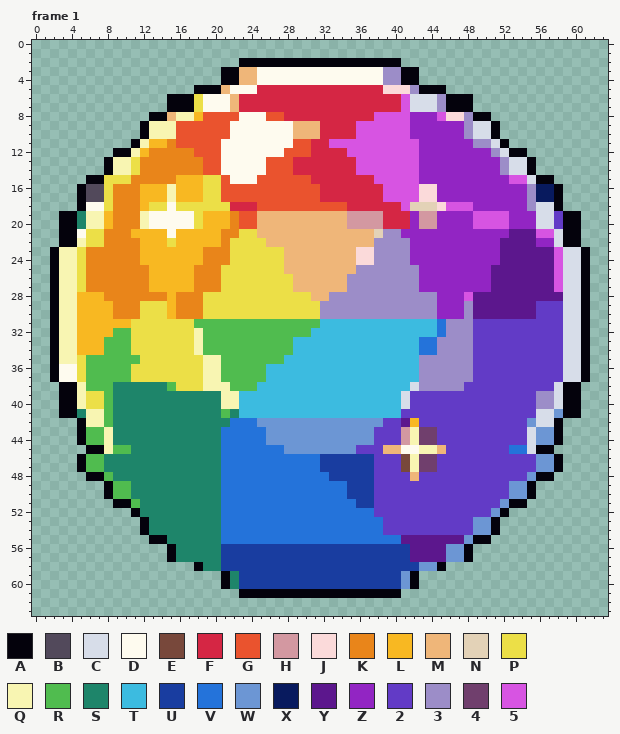
Pixel-art file: ArtSource/BombReadability/SelectedIdles/Editable/Star.aseprite. Above is the file before it was changed.
64x64 pixels, 32 frames. Shown: frame 1. The commit also changed other frames, which this record leaves out.
Palette (. is transparent): A #04020c  B #52495b  C #d7dde9  D #fefbef  E #78483b  F #d52644  G #ea532e  H #d398a1  J #fbdada  K #e9851a  L #f8b822  M #efb679  N #e3d2b7  P #ecdf47  Q #f8f5b2  R #50bc4f  S #1e856a  T #3cbbe0  U #193da0  V #2473da  W #6c96d4  X #081a5e  Y #5c178d  Z #9225c3  2 #623bc6  3 #9c8dc8  4 #703f6d  5 #d754e2
Pixels before, frame 1 (only the part around the change), first column x 0:
 0 ................................................................
 1 ................................................................
 2 .......................AAAAAAAAAAAAAAAAAA.......................
 3 .....................AAMMDDDDDDDDDDDDDD33AA.....................
 4 .....................AAMMDDDDDDDDDDDDDD33AA.....................
 5 ..................AAAMDDDFFFFFFFFFFFFFFJJJ3AAA..................
 6 ...............AAAPDDDMFFFFFFFFFFFFFFFFFF5CCC3AAA...............
 7 ...............AAAPDDDMFFFFFFFFFFFFFFFFFF5CCC3AAA...............
 8 .............AAMQQLGGGGDDDGGFFFFFFFFFF5555ZZZ5JJ3AA.............
 9 ............AQQQGGGGGGDDDDDDDMMMFFFF555555ZZZZZZ3CCA............
10 ............AQQQGGGGGGDDDDDDDMMMFFFF555555ZZZZZZ3CCA............
11 ...........AQLLKGGGGGDDDDDDDDGGFF5555555555ZZZZZZ33CA...........
12 .........AAQLKKKKKGGGDDDDDDDGGGFFFF55555555ZZZZZZZZ3CAA.........
13 ........AQQPKKKKKKKGGDDDDDGGGFFFFFFF5555555ZZZZZZZZZ3CCA........
14 ........AQQPKKKKKKKGGDDDDDGGGFFFFFFF5555555ZZZZZZZZZ3CCA........
15 ......AAPPPKKKKKLLLPPGDDDGGGGGGFFFFFFF55555ZZZZZZZZZZ55CAA......
16 .....ABBPKKKLLLQLLLPPGGGGGGGGGGGFFFFFFF5555JJZZZZZZZZZZ3XXA.....
17 .....ABBPKKKLLLQLLLPPGGGGGGGGGGGFFFFFFF5555JJZZZZZZZZZZ3XXA.....
18 .....ADDPKKKLPPDPPPPPPFFFGGGGGGGGGGFFFFFF5NNNJ555ZZZZZZ3CCA.....
19 ...AASQQLKKKQDDDDDPLLLKGGMMMMMMMMMMHHHHFFFZHHZZZZ5555ZZZCC2AA...
20 ...AASQQLKKKQDDDDDPLLLKGGMMMMMMMMMMHHHHFFFZHHZZZZ5555ZZZCC2AA...
21 ...AADPPKKKLLLLDLLLLLKKPPMMMMMMMMMMMMMN33ZZZZZZZZZZZZYYY55CAA...
22 ...AAQPPKKKKLLLPLLLLLKPPPPMMMMMMMMMMMM3333ZZZZZZZZZZYYYYZZCAA...
23 ..AQQPKKKKKKLLLLLLLKKKPPPPPPMMMMMMMMJJ3333ZZZZZZZZZZYYYYYY5CCA..
24 ..AQQPKKKKKKLLLLLLLKKKPPPPPPMMMMMMMMJJ3333ZZZZZZZZZZYYYYYY5CCA..
25 ..AQQPKKKKKKKLLLLLKKKPPPPPPPMMMMMMMM3333333ZZZZZZZZYYYYYYY5CCA..
26 ..AQQPKKKKKKKLLLLLKKKPPPPPPPPMMMMMM33333333ZZZZZZZZYYYYYYY5CCA..
27 ..AQQPKKKKKKKLLLLLKKKPPPPPPPPMMMMMM33333333ZZZZZZZZYYYYYYY5CCA..
28 ..AQQLLLKKKKKKKLKKKPPPPPPPPPPPPMM333333333333ZZZ5YYYYYYYYYYCCA..
29 ..AQQLLLLKKKPPPLKKKPPPPPPPPPPPPP3333333333333ZZZ3YYYYYYY222CCA..
30 ..AQQLLLLKKKPPPLKKKPPPPPPPPPPPPP3333333333333ZZZ3YYYYYYY222CCA..
31 ..AQQLLLLLLPPPPPPPRRRRRRRRRRRRRRTTTTTTTTTTTTTV3332222222222CCA..
32 ..AQQLLLLRRPPPPPPPQRRRRRRRRRRRRTTTTTTTTTTTTTTV3332222222222CCA..
33 ..AQQLLLRRRPPPPPPPQRRRRRRRRRRTTTTTTTTTTTTTTVV33332222222222CCA..
34 ..AQQLLLRRRPPPPPPPQRRRRRRRRRRTTTTTTTTTTTTTTVV33332222222222CCA..
35 ..AQQPRRRRRRPPPPPPPQQRRRRRRRTTTTTTTTTTTTTTT3333332222222222CCA..
36 ..ADDPRRRRRPPPPPPPPQQRRRRRTTTTTTTTTTTTTTTTT3333332222222222CCA..
37 ..ADDPRRRRRPPPPPPPPQQRRRRRTTTTTTTTTTTTTTTTT3333332222222222CCA..
38 ...AAQRRRSSSSSSRPPPQQQRRRTTTTTTTTTTTTTTTTTC333332222222222CAA...
39 ...AAQPPRSSSSSSSSSSSSQQTTTTTTTTTTTTTTTTTTC2222222222222233CAA...
40 ...AAQPPRSSSSSSSSSSSSQQTTTTTTTTTTTTTTTTTTC2222222222222233CAA...
41 ...AASQQRSSSSSSSSSSSSRSTTTTTTTTTTTTTTTTTT222222222222222CCWAA...
42 .....AQQRSSSSSSSSSSSSSVVVWWWWWWWWWWWWWW22YL222222222222WCCA.....
43 .....ARRQSSSSSSSSSSSSVVVVVWWWWWWWWWWWW222HQ442222222222CWWA.....
44 .....ARRQSSSSSSSSSSSSVVVVVWWWWWWWWWWWW222HQ442222222222CWWA.....
45 ......AAQRRSSSSSSSSSSVVVVVVVWWWWWWWW222MMDDQQM2222222VVCAA......
46 .....ARRSSSSSSSSSSSSSVVVVVVVVVVVUUUUUU222EQ4422222222222WWA.....
47 .....ARRSSSSSSSSSSSSSVVVVVVVVVVVUUUUUU222EQ4422222222222WWA.....
48 ......AARSSSSSSSSSSSSVVVVVVVVVVVVUUUUU2222M222222222222WAA......
49 ........ARRSSSSSSSSSSVVVVVVVVVVVVVVUUU222222222222222WWA........
50 ........ARRSSSSSSSSSSVVVVVVVVVVVVVVUUU222222222222222WWA........
51 .........AARSSSSSSSSSVVVVVVVVVVVVVVVUU22222222222222WAA.........
52 ...........ASSSSSSSSSVVVVVVVVVVVVVVVVV2222222222222WA...........
53 ............ASSSSSSSSVVVVVVVVVVVVVVVVVV2222222222WWA............
54 ............ASSSSSSSSVVVVVVVVVVVVVVVVVV2222222222WWA............
55 .............AASSSSSSVVVVVVVVVVVVVVVVVVVVYYYYYYYWAA.............
56 ...............ASSSSSUUUUUUUUUUUUUUUUUUUUUYYYYWWA...............
57 ...............ASSSSSUUUUUUUUUUUUUUUUUUUUUYYYYWWA...............
58 ..................ASSUUUUUUUUUUUUUUUUUUUUUUWWA..................
59 .....................ASUUUUUUUUUUUUUUUUUUWA.....................
60 .....................ASUUUUUUUUUUUUUUUUUUWA.....................
61 .......................AAAAAAAAAAAAAAAAAA.......................
62 ................................................................
63 ................................................................
New version:
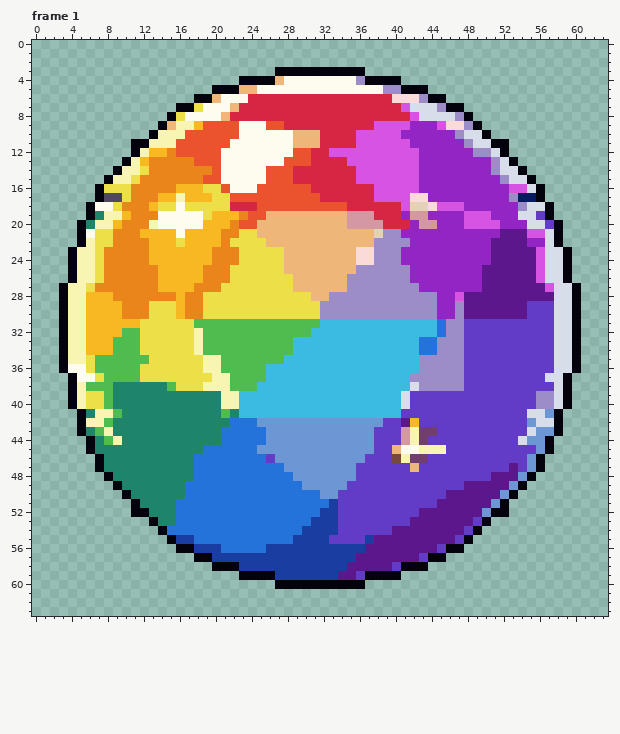
Change:
Changed rows in their new state; - is an unchanged pixel.
Frame 1:
first column x 2:
 2 ---------------------..................---------------------
 3 -------------------......AAAAAAAAAA......-------------------
 4 -------------------..AAAAM--------3AAAA..-------------------
 5 ----------------..-AAMMDDDDDDDDDDDDDD33AA-..----------------
 6 -------------...AAM-DD----------------JJJ3AA...-------------
 7 -------------.--------------------------------.-------------
 8 -----------..APDDDDMFFFFFF----------FFFF5CCCC3A..-----------
 9 ----------..AMQQL---G---GGFFFF----FF-------5JJ-A..----------
10 ----------.A--Q-----G------------------Z-----3C-A.----------
11 ----------AQQQ-----G-------MMM-FFF------Z-----3CCA----------
12 -------..AQLL-GG----------D----55--------------33CA..-------
13 ------..AQL-----G-------DD-GG----5---------------3CA..------
14 ------.A-QP------K-------------------------------3C-A.------
15 ----..AQQP----KKKGGD---D---FF-----55--------------3CCA..----
16 ---..A-PP-KKKK------DDD------F------5----ZZ--------55CA..---
17 ---..ABBP-KK-LQ--L-P----------------5---J-Z--------3XXA..---
18 ---.A-DP--KL-PD---------------------------J5--Z-----3C-A.---
19 -...ASQQL-KK----DP--LK-G------------F--ZH-Z---5--ZZ-CC2A...-
20 -..AS-QL--KQ----D-----------------------------5---Z--C-2A..-
21 -..AD-P--K---LD-----------------------------------Y--5-CA..-
22 -..AQ-P---K--LP----------------------------------Y---Z-CA..-
23 ..AQQP----K------L--K------------------Z---------Y----5CCA..
24 ..AQQP----K------L--K------------------Z---------Y----5CCA..
25 ..AQQP-----K----L--K--------------------Z-------Y-----5CCA..
26 ..AQQP-----K----L--K--------------------Z-------Y-----5CCA..
27 .A-QP------K------------------------------------Y------5C-A.
28 .A-Q--L------KL------------------------------5Y---------C-A.
29 .A-Q---L--K--PL------------------------------3Y------2--C-A.
30 .A-Q---L--K--PL------------------------------3Y------2--C-A.
31 .A-Q-----L------------------------------------2---------C-A.
32 .A-Q---L-R------------------------------------2---------C-A.
33 .A-Q--L--R------------------------------------2---------C-A.
34 .A-Q--L--R------------------------------------2---------C-A.
35 .A-QP-----R-----------------------------------2---------C-A.
36 .A-DP----R------------------------------------2---------C-A.
37 ..ADDP---R-------P-Q--------------------3-----2--------CCA..
38 -.--------------------------------------------------------.-
39 -.--------------------------------------------------------.-
40 -.--------------------------------------------------------.-
41 -..AS-QR---------------------------------------------C-WA..-
43 ----S-------------------------------------------------------
44 ---.ASRQ----------------------------------2---------CW-A.---
45 -----SSSS--------VV----WWW--------WW-2-----Q-------222W-----
46 ---..A----------VVV-----2WWWWWWWWWW2--EQ4-2----------WA..---
47 ---..A----------VVV-------WWWWWWWW22---2M22--------Y-WA..---
48 ----..A---------VVV--------WWWWWWW22----2--------YYYWA..----
49 ------.AS------VVVV---------WWWWW222----------YYYYY-A.------
50 ------..A------VVVV-----------WW2222--------YYYYYYWA..------
51 -------..A----VVVVV------------U2222-------YYYYYYWA..-------
52 ----------A---VVVVV-----------UU2222-----YYYYYYYWA----------
53 ----------.A--VVVVV----------UUU22222---YYYYYYY2A.----------
54 ----------..AVVVVVV---------UUUU22222-YYYYYYYY-A..----------
55 -----------..AUUVVV--------UUUU2222UYYY------2A..-----------
56 -------------.AAUUUVVVVV-----------YYYYY---2AA.-------------
57 -------------...AAU---------------YYYYYY-2AA...-------------
58 ----------------..AAA------------YYYYY2AAA..----------------
59 -------------------..AAAA-------YY2AAAA..-------------------
60 -------------------......AAAAAAAAAA......-------------------
61 ---------------------..................---------------------
Boxes around the changes in both pictures, in picture pixels (x1, y1, x2, y2):
changed: (50, 58, 590, 598)
